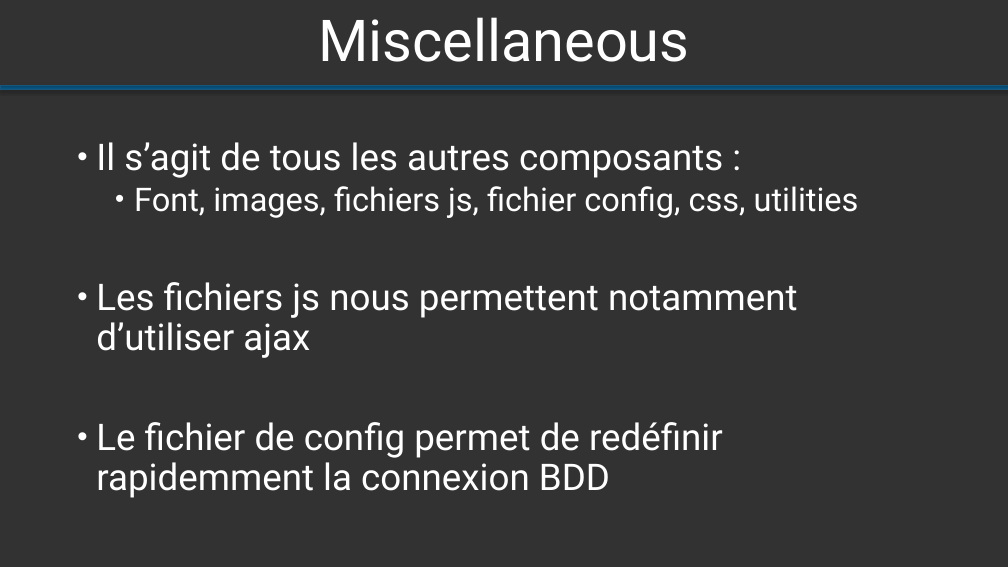
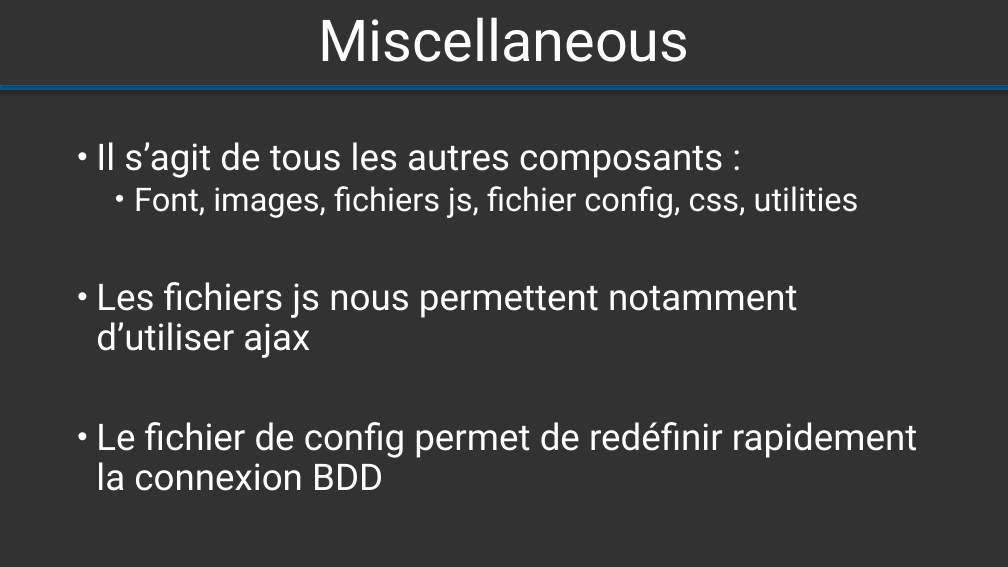
Before and after one commit to Altrue/archi, a slide deck: slide 8 of bazard/Présentation ODIARD PASINI.pptx. Drawn at 1008x567 pixels with LibreOffice and Linux fonts; fonts in the diff are those of the drawing. Boxes give left, top, right and bottom in pixels: in the first picture for what was removed or moved away, otherwise in the second. Text is boxed around its words. In the diff, an @@ line names an element or a change of style, - is before the commit and + after.

```diff
--- a/bazard/Présentation ODIARD PASINI.pptx
+++ b/bazard/Présentation ODIARD PASINI.pptx
@@ text at [96, 422, 917, 491]: text changed @@
-• Le fichier de config permet de redéfinir rapidemment la connexion BDD
+• Le fichier de config permet de redéfinir rapidement la connexion BDD
```
Also in this commit, not shown: 2 other slides changed.
